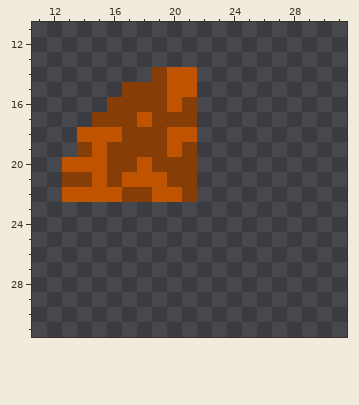
Two states of a pixel-art sprite, Assets/Sprites/Inside Corner.png. Above: the version before the commit.
The file is 128x128 pixels, drawn in blocks of 4x4; one block is one cell here. Shown: x 11..31, y 11..31. The old version is drawn lined up with the new one.
The result:
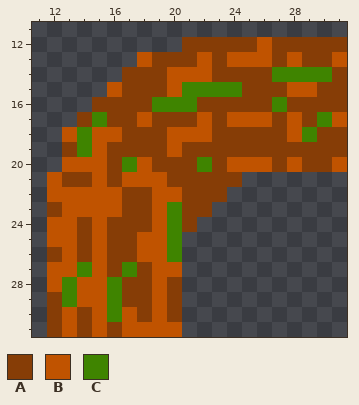
Palette (. is transparent): A #863d06  B #c05300  C #3f8400
Difference:
whole drawing moved by -10,-9 (the old picture is shown already moved)
Colour A now appears in row 12 at x 21 to 25 and 27 to 31; in row 13 at x 19 to 21, 23, 27 and 29 to 30; in row 14 at x 17 to 18, 23 to 26 and 31; in row 15 at x 25 to 27 and 30 to 31; in row 16 at x 15, 22 to 26 and 28 to 31; in row 17 at x 14, 23, 27 and 29.
Colour A now appears in row 18 at x 23 to 27 and 30 to 31; in row 19 at x 13 and 22 to 31; in row 20 at x 23, 27 and 29 to 30; in row 21 at x 22 to 24; in row 22 at x 22 to 23; in row 23 at x 12, 17 to 18 and 21 to 22.
Colour A now appears in row 24 at x 14, 16 to 18 and 21; in row 25 at x 14 and 16 to 17; in row 26 at x 12, 14 and 16 to 17; in row 27 at x 16 and 18; in row 28 at x 17 to 18 and 20; in row 29 at x 12, 17 to 18 and 20.
Colour A now appears in row 30 at x 12, 14, 18 and 20; in row 31 at x 12, 14 and 16.
Colour B now appears in row 12 at x 26; in row 13 at x 18, 22, 24 to 26, 28 and 31; in row 14 at x 22; in row 15 at x 16 and 28 to 29; in row 17 at x 22, 24 to 26, 28 and 31; in row 18 at x 13, 22 and 28.
Colour B now appears in row 20 at x 24 to 26, 28 and 31; in rows 21 to 22 at x 12; in row 23 at x 13 to 16 and 19; in row 24 at x 12 to 13, 15 and 19; in row 25 at x 12 to 13, 15 and 18 to 19; in row 26 at x 13, 15 and 18 to 19.
Colour B now appears in row 27 at x 12 to 13, 15 and 19 to 20; in row 28 at x 12, 14 to 15 and 19; in row 29 at x 14 to 15 and 19; in row 30 at x 13, 15, 17 and 19; in row 31 at x 13, 15 and 17 to 20.
Colour C now appears in row 14 at x 27 to 30; in row 15 at x 22 to 24; in row 16 at x 27; in row 17 at x 30; in row 18 at x 29; in row 20 at x 22.
Colour C now appears in rows 23 to 26 at x 20; in row 27 at x 14 and 17; in rows 28 to 29 at x 13 and 16; in row 30 at x 16.
The author changed colour A to colour C in row 16 at x 19 and 21; in row 17 at x 15; in row 19 at x 14; in row 20 at x 17.
The author changed colour B to colour C in row 15 at x 21; in row 16 at x 20; in row 18 at x 14.
Boxes around the changes in both pictures, in picture pixels (x1, y1, x2, y2):
changed: (47, 37, 347, 337)
